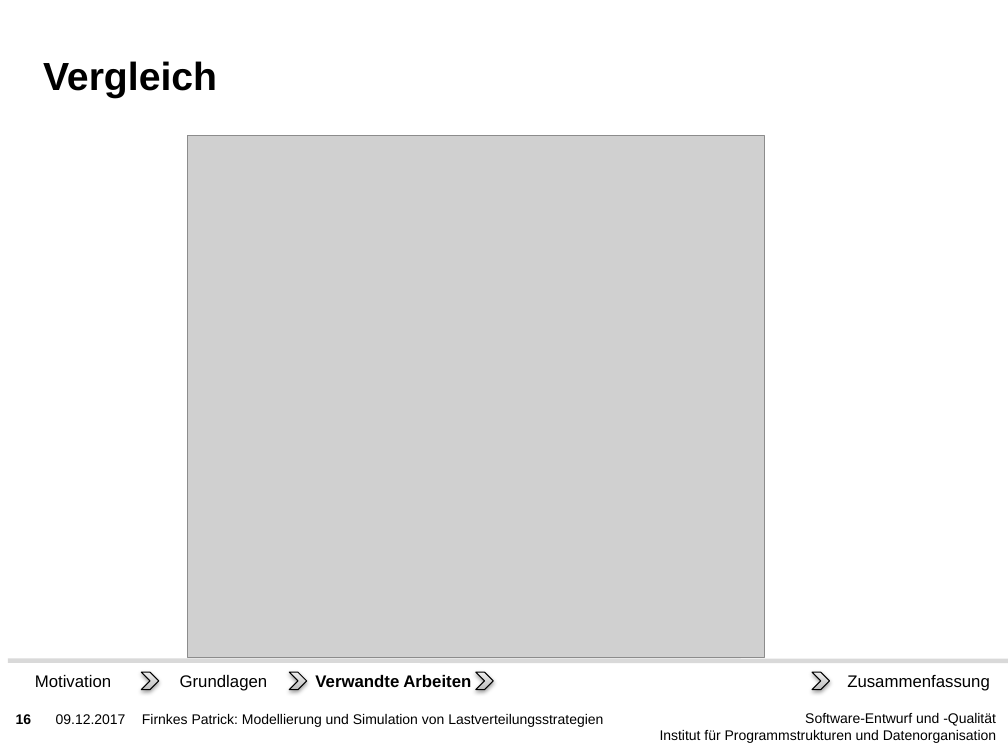
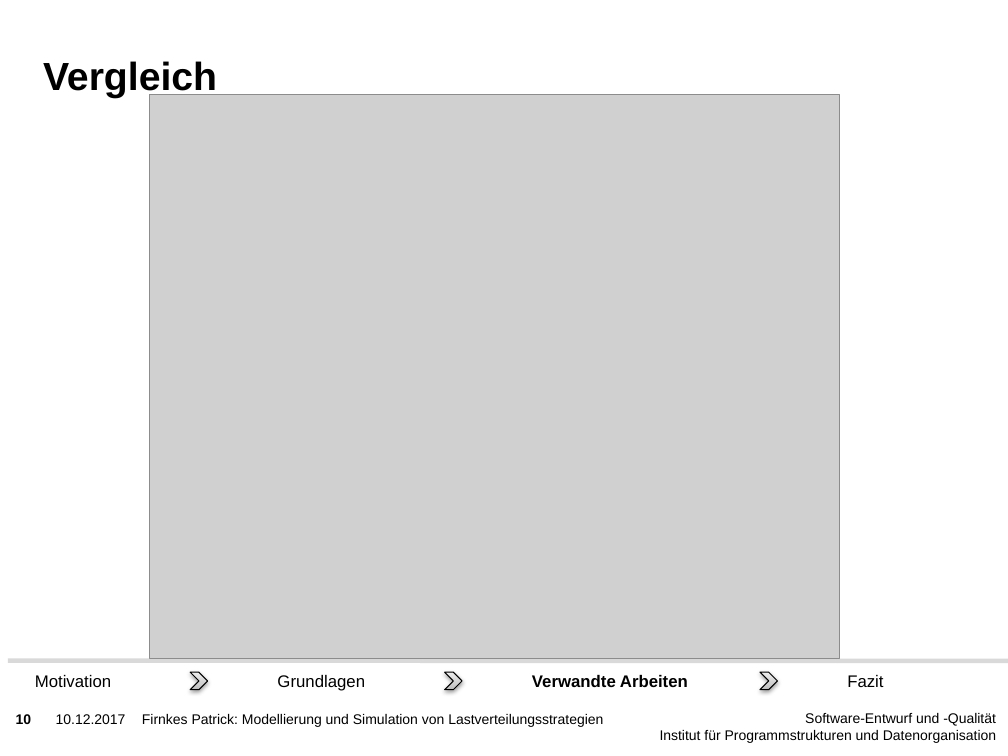
Before and after one commit to PatFirn/wlcg-loadbalancing, a slide deck: slide 10 of presentations/state-of-the-art.pptx (slide 16 before the commit). Drawn at 1008x756 pixels with LibreOffice and Linux fonts; fonts in the diff are those of the drawing; grey boxes stand for pictures; background and template pictures are left out. Boxes give left, top, right and bottom in pixels: in the first picture for what was removed or moved away, otherwise in the second. Text is boxed around its words. In the diff, an @@ line names an element or a change of style, - is before the commit and + after.

```diff
--- a/presentations/state-of-the-art.pptx
+++ b/presentations/state-of-the-art.pptx
@@ picture: place and size @@
-picture at box(187, 135, 764, 657)
+picture at box(149, 95, 840, 658)
@@ chevron: place and size @@
-chevron at box(141, 672, 158, 689)
+chevron at box(191, 672, 208, 689)
@@ text "Grundlagen": place and size @@
-text "Grundlagen" at box(180, 675, 268, 691)
+text "Grundlagen" at box(277, 675, 365, 691)
@@ chevron removed at box(289, 672, 306, 689) @@
@@ chevron: place and size @@
-chevron at box(476, 672, 493, 689)
+chevron at box(445, 672, 462, 689)
@@ text "Verwandte Arbeiten": place and size @@
-text "Verwandte Arbeiten" at box(315, 675, 471, 687)
+text "Verwandte Arbeiten" at box(532, 675, 688, 687)
@@ chevron: place and size @@
-chevron at box(812, 672, 830, 689)
+chevron at box(760, 672, 777, 689)
@@ text at box(847, 675, 883, 687): text changed @@
-Zusammenfassung
+Fazit
@@ text at box(56, 714, 126, 724): text changed @@
-09.12.2017
+10.12.2017
```
Also in this commit, not shown: 17 other slides changed, 1 other file.
